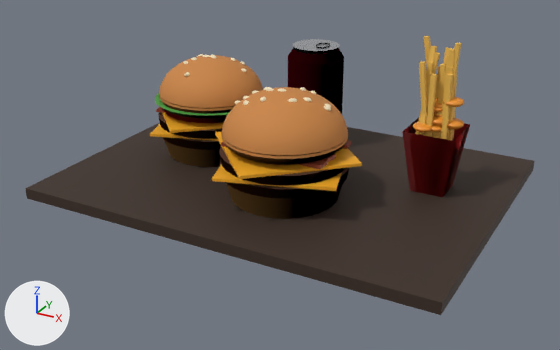
Before and after pictures for a commit that changed the glTF model public/modelos/combo.glb.
One viewpoint serves both versions: a camera (50 mm lens) standing at (0.373, -0.701, 0.359) and looking at (0.003, -0.03, 0.023). Lighting does not change. The marker at lower left points along +X, +Y and +Z. The first picture is the older version. Vertices at exactly the same position are counted once.
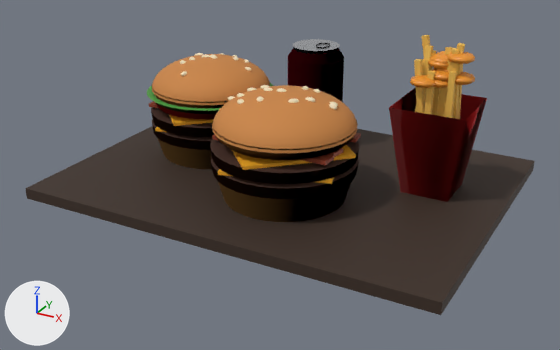
Boxes [x1, y1, x2, y2] around the edits, measured in the pictures (560 x 350 px; the box of a moved part takes in the faces that stretch with it):
'Mesh_0', reshaped
    before: [25, 36, 534, 315]
    after: [25, 35, 534, 315]
part 1 of me_mesh_0, moved or reshaped
    before: [159, 123, 221, 167]
    after: [152, 119, 212, 169]
part 2 of me_mesh_0, moved or reshaped
    before: [220, 161, 349, 219]
    after: [211, 156, 359, 222]
part 3 of me_mesh_0, moved or reshaped
    before: [158, 112, 222, 139]
    after: [151, 107, 214, 137]
part 4 of me_mesh_0, moved or reshaped
    before: [219, 147, 350, 185]
    after: [210, 139, 360, 184]
part 5 of me_mesh_0, moved or reshaped (mostly hidden)
    before: [150, 124, 218, 141]
    after: [155, 127, 167, 132]
part 6 of me_mesh_0, moved or reshaped
    before: [159, 106, 224, 133]
    after: [169, 114, 213, 126]
part 7 of me_mesh_0, moved or reshaped
    before: [212, 164, 342, 191]
    after: [218, 169, 334, 184]
part 8 of me_mesh_0, moved or reshaped
    before: [215, 132, 362, 179]
    after: [232, 145, 356, 170]
part 9 of me_mesh_0, moved or reshaped
    before: [156, 107, 165, 113]
    after: [149, 101, 158, 108]
part 10 of me_mesh_0, moved or reshaped
    before: [342, 140, 351, 149]
    after: [350, 133, 361, 142]
part 11 of me_mesh_0, moved or reshaped
    before: [322, 154, 336, 162]
    after: [328, 148, 343, 157]
part 12 of me_mesh_0, moved or reshaped
    before: [221, 142, 327, 169]
    after: [212, 134, 334, 165]
part 13 of me_mesh_0, moved or reshaped
    before: [155, 93, 233, 123]
    after: [147, 81, 273, 119]
part 14 of me_mesh_0, moved or reshaped
    before: [159, 55, 263, 111]
    after: [152, 54, 270, 105]
part 15 of me_mesh_0, moved or reshaped
    before: [221, 129, 348, 165]
    after: [212, 119, 358, 160]
part 16 of me_mesh_0, moved or reshaped
    before: [221, 87, 348, 159]
    after: [212, 85, 357, 153]
part 17 of me_mesh_0, moved or reshaped
    before: [402, 36, 470, 197]
    after: [389, 35, 487, 202]
part 18 of me_mesh_0, moved or reshaped
    before: [184, 55, 331, 111]
    after: [180, 53, 338, 110]

The change, as a list of edits to the scene's bpy script:
```text
Change me_mesh_0:
    where me_mesh_0.from_pydata(...)  # 3839 vertices, 7220 faces; spans x -0.23..0.23, y -0.17..0.17, z 0.0..0.172
    me_mesh_0 part 1: the loose piece of 131 vertices spanning x -0.178..-0.052, y -0.043..0.083, z 0.012..0.047 is scaled about its middle by 1.13, then moved by (0.0, 0.0, 0.002)
    me_mesh_0 part 2: the loose piece of 131 vertices spanning x -0.047..0.087, y -0.117..0.017, z 0.012..0.049 is scaled about its middle by 1.14, then moved by (0.0, 0.0, 0.003)
    me_mesh_0 part 3: the loose piece of 66 vertices spanning x -0.178..-0.052, y -0.043..0.083, z 0.05..0.06 is scaled about its middle by 1.13, then moved by (0.0, 0.0, 0.005)
    me_mesh_0 part 4: the loose piece of 66 vertices spanning x -0.047..0.087, y -0.117..0.017, z 0.052..0.063 is scaled about its middle by 1.14, then moved by (0.0, 0.0, 0.006)
    me_mesh_0 part 5: the loose piece of 8 vertices spanning x -0.187..-0.043, y -0.052..0.092, z 0.047..0.05 is scaled about its middle by (0.915, 0.915, 1.13), then moved by (0.0, 0.0, 0.005)
    me_mesh_0 part 6: the loose piece of 8 vertices spanning x -0.196..-0.034, y -0.061..0.101, z 0.06..0.062 is scaled about its middle by (0.915, 0.915, 1.13), then moved by (0.0, 0.0, 0.006)
    me_mesh_0 part 7: the loose piece of 8 vertices spanning x -0.057..0.097, y -0.127..0.027, z 0.049..0.052 is scaled about its middle by (0.922, 0.922, 1.14), then moved by (0.0, 0.0, 0.005)
    me_mesh_0 part 8: the loose piece of 8 vertices spanning x -0.066..0.106, y -0.136..0.036, z 0.063..0.066 is scaled about its middle by (0.922, 0.922, 1.14), then moved by (0.0, 0.0, 0.007)
    me_mesh_0 part 9: the loose piece of 8 vertices spanning x -0.17..-0.06, y -0.017..0.01, z 0.062..0.066 is scaled about its middle by 1.13, then moved by (0.0, -0.003, 0.007)
    me_mesh_0 part 10: the loose piece of 8 vertices spanning x -0.038..0.078, y -0.04..-0.01, z 0.066..0.069 is scaled about its middle by 1.14, then moved by (0.0, 0.003, 0.008)
    me_mesh_0 part 11: the loose piece of 8 vertices spanning x -0.038..0.078, y -0.067..-0.033, z 0.066..0.069 is scaled about its middle by 1.14, then moved by (0.0, 0.0, 0.008)
    me_mesh_0 part 12: the loose piece of 8 vertices spanning x -0.038..0.078, y -0.085..-0.065, z 0.066..0.069 is scaled about its middle by 1.14, then moved by (0.0, -0.003, 0.008)
    me_mesh_0 part 13: the loose piece of 203 vertices spanning x -0.181..-0.049, y -0.046..0.086, z 0.066..0.085 is scaled about its middle by 1.13, then moved by (0.0, 0.0, 0.008)
    me_mesh_0 part 14: the loose piece of 385 vertices spanning x -0.175..-0.055, y -0.04..0.08, z 0.082..0.125 is scaled about its middle by (1.13, 1.13, 0.784), then moved by (0.0, 0.0, 0.004)
    me_mesh_0 part 15: the loose piece of 130 vertices spanning x -0.044..0.084, y -0.114..0.014, z 0.069..0.083 is scaled about its middle by 1.14, then moved by (0.0, 0.0, 0.009)
    me_mesh_0 part 16: the loose piece of 385 vertices spanning x -0.044..0.084, y -0.114..0.014, z 0.079..0.125 is scaled about its middle by (1.14, 1.14, 0.791), then moved by (0.0, 0.0, 0.004)
    me_mesh_0 part 17: 1020 of 3839 vertices moved; they spanned x 0.123..0.178, y 0.013..0.067, z 0.012..0.172 and now span x 0.111..0.189, y 0.001..0.079, z 0.012..0.172; mean shift (0.001, 0.0, 0.042); largest move (0.154, 0.042, 0.086) -> (0.155, 0.043, 0.136)
    me_mesh_0 part 18: 712 of 3839 vertices moved; they spanned x -0.146..0.068, y -0.079..0.064, z 0.104..0.127 and now span x -0.15..0.075, y -0.083..0.069, z 0.108..0.127; mean shift (0.0, 0.0, 0.001); largest move (-0.035, -0.056, 0.108) -> (-0.042, -0.057, 0.111)
```
